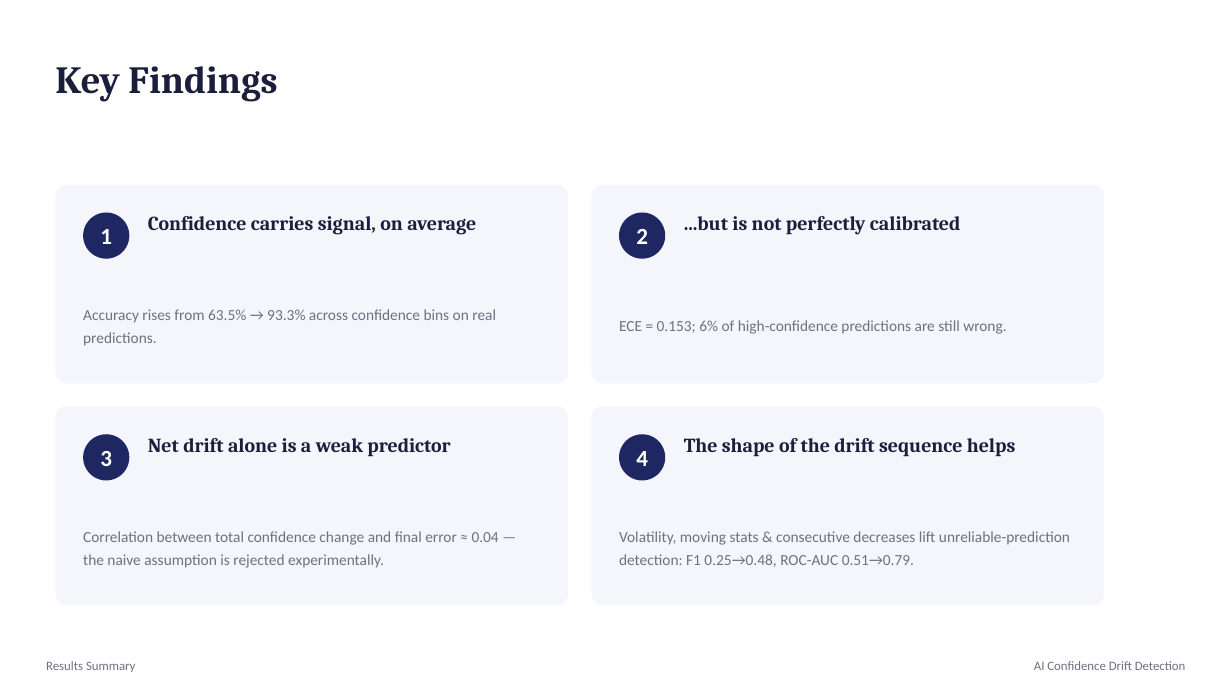
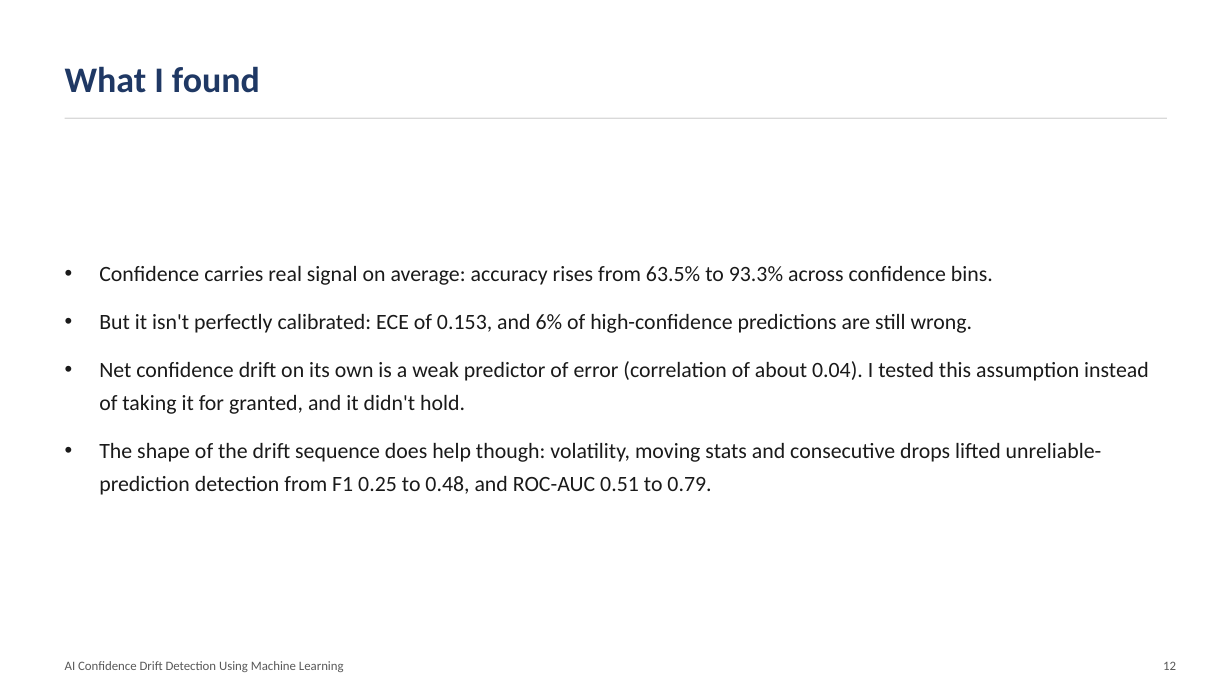
Before and after one commit to ahansardar/ai-confidence-drift, a slide deck: slide 12 of reports/presentation/AI_Confidence_Drift_Presentation.pptx. Drawn at 1232x693 pixels with LibreOffice and Linux fonts; fonts in the diff are those of the drawing. Boxes give left, top, right and bottom in pixels: in the first picture for what was removed or moved away, otherwise in the second. Text is boxed around its words. In the diff, an @@ line names an element or a change of style, - is before the commit and + after.

```diff
--- a/reports/presentation/AI_Confidence_Drift_Presentation.pptx
+++ b/reports/presentation/AI_Confidence_Drift_Presentation.pptx
@@ text at (x1=65, y1=66, x2=260, y2=93): text changed; size 30 to 28 pt; font Cambria to Calibri; text colour #1B1F3B to #1F3864 @@
-Key Findings
+What I found
@@ line added from (65, 118) to (1167, 118), #D9D9D9 1 pt @@
@@ rounded rectangle removed at (x1=55, y1=185, x2=568, y2=384) @@
@@ rounded rectangle removed at (x1=592, y1=185, x2=1104, y2=384) @@
@@ ellipse removed at (x1=83, y1=213, x2=129, y2=259) @@
@@ text removed at (x1=100, y1=229, x2=112, y2=244) @@
-1
@@ text removed at (x1=148, y1=216, x2=476, y2=235) @@
-Confidence carries signal, on average
@@ ellipse removed at (x1=619, y1=213, x2=665, y2=259) @@
@@ text removed at (x1=636, y1=229, x2=648, y2=244) @@
-2
@@ text removed at (x1=684, y1=216, x2=961, y2=235) @@
-...but is not perfectly calibrated
@@ text added at (x1=99, y1=266, x2=1149, y2=495), 17 pt, text #1A1A1A @@
+• Confidence carries real signal on average: accuracy rises from 63.5% to 93.3% across confidence bins.
+• But it isn't perfectly calibrated: ECE of 0.153, and 6% of high-confidence predictions are still wrong.
+• Net confidence drift on its own is a weak predictor of error (correlation of about 0.04). I tested this assumption instead of taking it for granted, and it didn't hold.
+• The shape of the drift sequence does help though: volatility, moving stats and consecutive drops lifted unreliable-prediction detection from F1 0.25 to 0.48, and ROC-AUC 0.51 to 0.79.
@@ text removed at (x1=83, y1=309, x2=496, y2=346) @@
-Accuracy rises from 63.5% → 93.3% across confidence bins on real predictions.
@@ text removed at (x1=619, y1=320, x2=1006, y2=334) @@
-ECE = 0.153; 6% of high-confidence predictions are still wrong.
@@ rounded rectangle removed at (x1=55, y1=407, x2=568, y2=605) @@
@@ rounded rectangle removed at (x1=592, y1=407, x2=1104, y2=605) @@
@@ ellipse removed at (x1=83, y1=434, x2=129, y2=481) @@
@@ text removed at (x1=148, y1=438, x2=450, y2=457) @@
-Net drift alone is a weak predictor
@@ ellipse removed at (x1=619, y1=434, x2=665, y2=481) @@
@@ text removed at (x1=684, y1=438, x2=1016, y2=457) @@
-The shape of the drift sequence helps
@@ text removed at (x1=100, y1=451, x2=112, y2=466) @@
-3
@@ text removed at (x1=636, y1=451, x2=648, y2=466) @@
-4
@@ text removed at (x1=83, y1=531, x2=499, y2=568) @@
-Correlation between total confidence change and final error ≈ 0.04 — the naive assumption is rejected experimentally.
@@ text removed at (x1=619, y1=531, x2=1070, y2=567) @@
-Volatility, moving stats & consecutive decreases lift unreliable-prediction detection: F1 0.25→0.48, ROC-AUC 0.51→0.79.
@@ text removed at (x1=46, y1=661, x2=135, y2=672) @@
-Results Summary
@@ text at (x1=65, y1=661, x2=344, y2=672): text changed; text colour #6B7280 to #595959 @@
-AI Confidence Drift Detection
+AI Confidence Drift Detection Using Machine Learning
@@ text added at (x1=1163, y1=661, x2=1176, y2=670), 10 pt, text #595959 @@
+12
```
Also in this commit, not shown: 11 other slides changed, 2 slides added, 2 slides removed, 1 other file.
